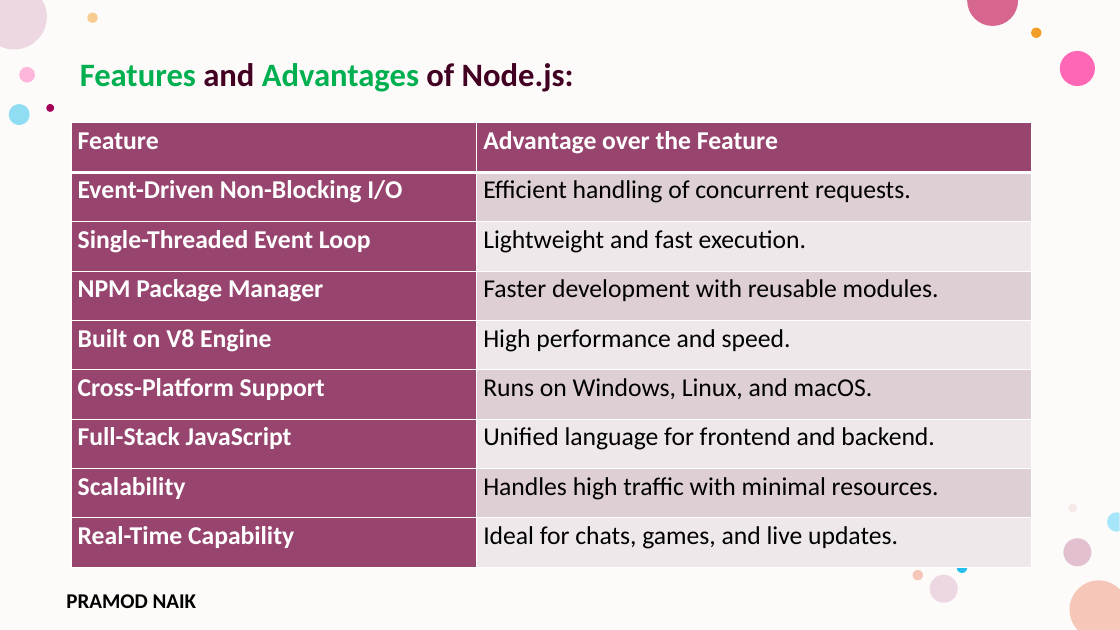
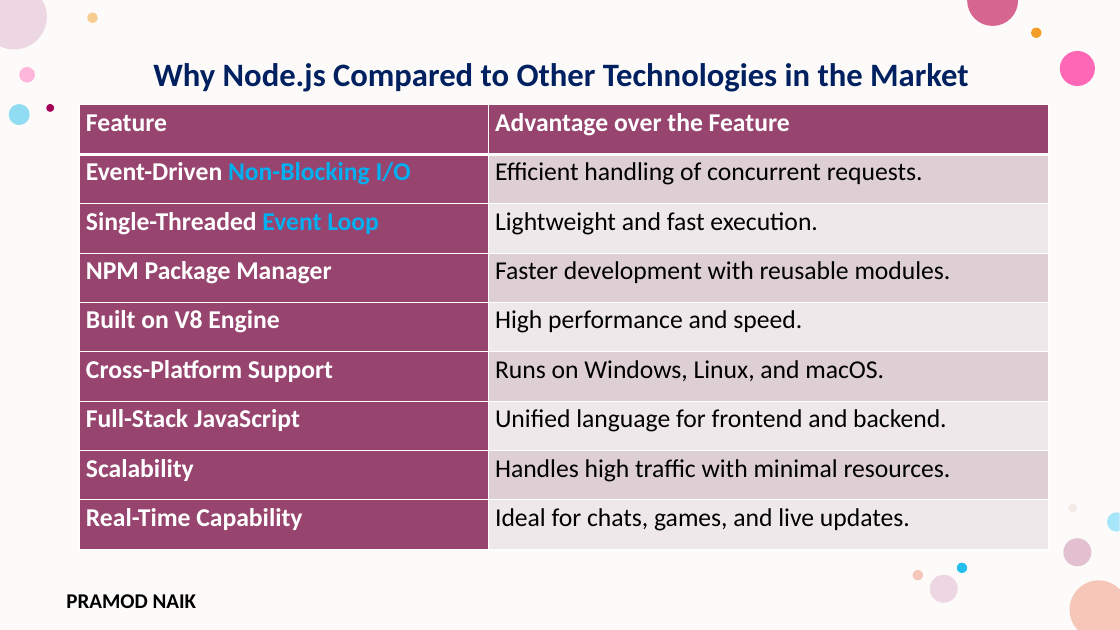
Before and after one commit to PRAMODNAIK-DEV/Node.js-Hands-on-Workshop, a slide deck: slide 31 of Day-1 – Node.js Fundamentals & HTTP Module.pptx (slide 26 before the commit). Drawn at 1120x630 pixels with LibreOffice and Linux fonts; fonts in the diff are those of the drawing; background and template pictures are left out. Boxes give left, top, right and bottom in pixels: in the first picture for what was removed or moved away, otherwise in the second. Text is boxed around its words. In the diff, an @@ line names an element or a change of style, - is before the commit and + after.

```diff
--- a/Day-1 – Node.js Fundamentals & HTTP Module.pptx
+++ b/Day-1 – Node.js Fundamentals & HTTP Module.pptx
@@ text at [153, 63, 969, 92]: text changed; text colour #00B050 to #002060 @@
-Features and Advantages of Node.js:
+Why Node.js Compared to Other Technologies in the Market
@@ table at [80, 105, 1049, 549] @@
@@ text colour #FFFFFF to #00B0F0 in "Non-Blocking I/O", "Event Loop" @@
@@ table: place and size @@
-table at [71, 123, 1033, 567]
+table at [80, 105, 1049, 549]
```
Also in this commit, not shown: 42 other slides changed, 13 slides added, 1 slide removed, 2 other files.
